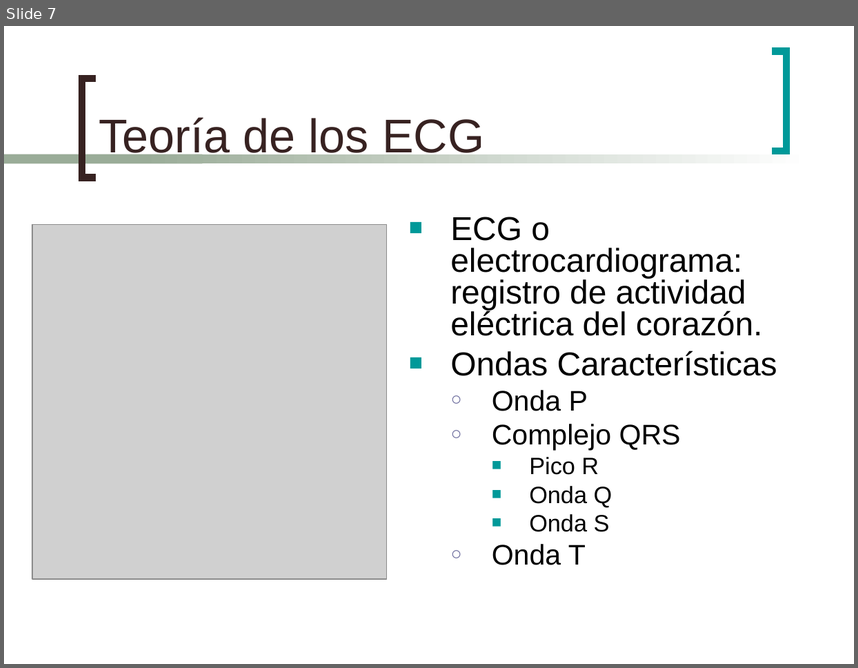
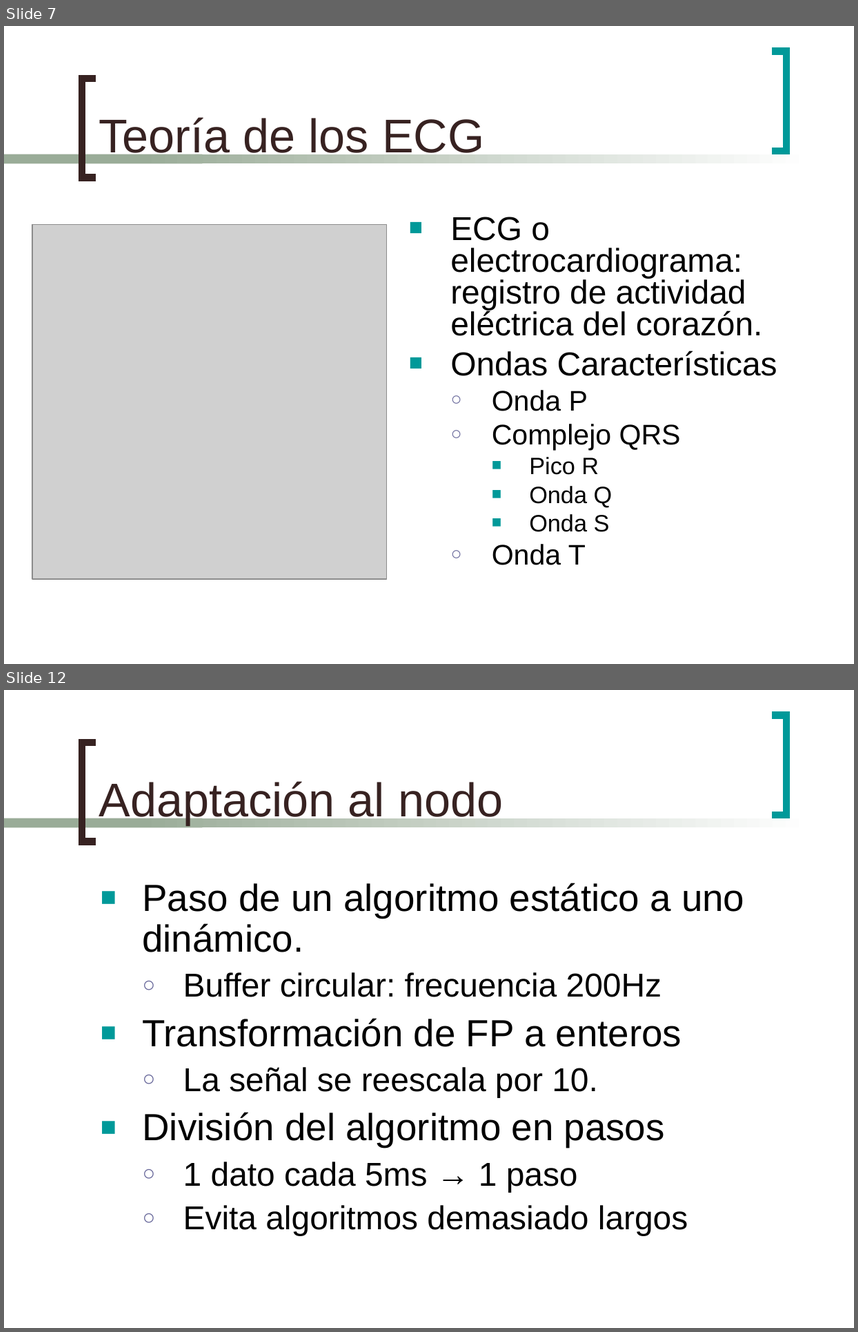
Before and after one commit to mmja/redsensores, a slide deck: Memoria/EstudioMemoria.ppt. Shown one above the other, each under a label of ours: slide 7 before the commit, slides 7 and 12 after it; the slides between them are not shown. The pictures are 858x668 and 858x1332 pixels, drawn with LibreOffice and Linux fonts; fonts in the diff are those of the drawing; grey boxes stand for pictures. Boxes give left, top, right and bottom in pixels: in the first picture for what was removed or moved away, otherwise in the second. Text is boxed around its words. In the diff, an @@ line names an element or a change of style, - is before the commit and + after.

```diff
--- a/Memoria/EstudioMemoria.ppt
+++ b/Memoria/EstudioMemoria.ppt
@@ slide 12 added at [4,690,854,1328], background #FFFFFF; not listed: 4 template elements that a slide beside it also shows @@
@@ title added at [99,781,503,825], 40 pt, text #372221 @@
+Adaptación al nodo
@@ text added at [142,883,744,1236], 28 pt, text #000000 @@
+■ Paso de un algoritmo estático a uno dinámico.
+  ○ Buffer circular: frecuencia 200Hz
+■ Transformación de FP a enteros
+  ○ La señal se reescala por 10.
+■ División del algoritmo en pasos
+  ○ 1 dato cada 5ms → 1 paso
+  ○ Evita algoritmos demasiado largos
```
Also in this commit, not shown: 8 slides changed, 4 other slides added, 6 slides removed, 1 other file.
